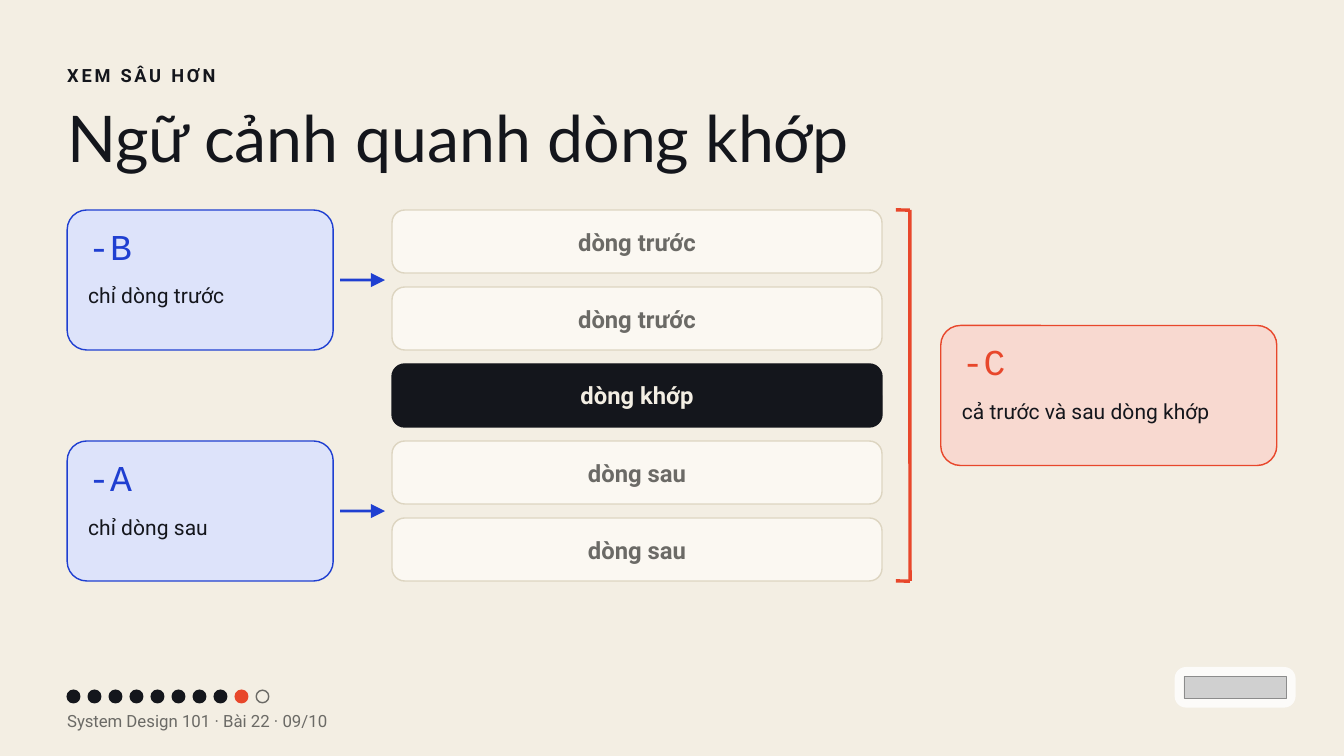
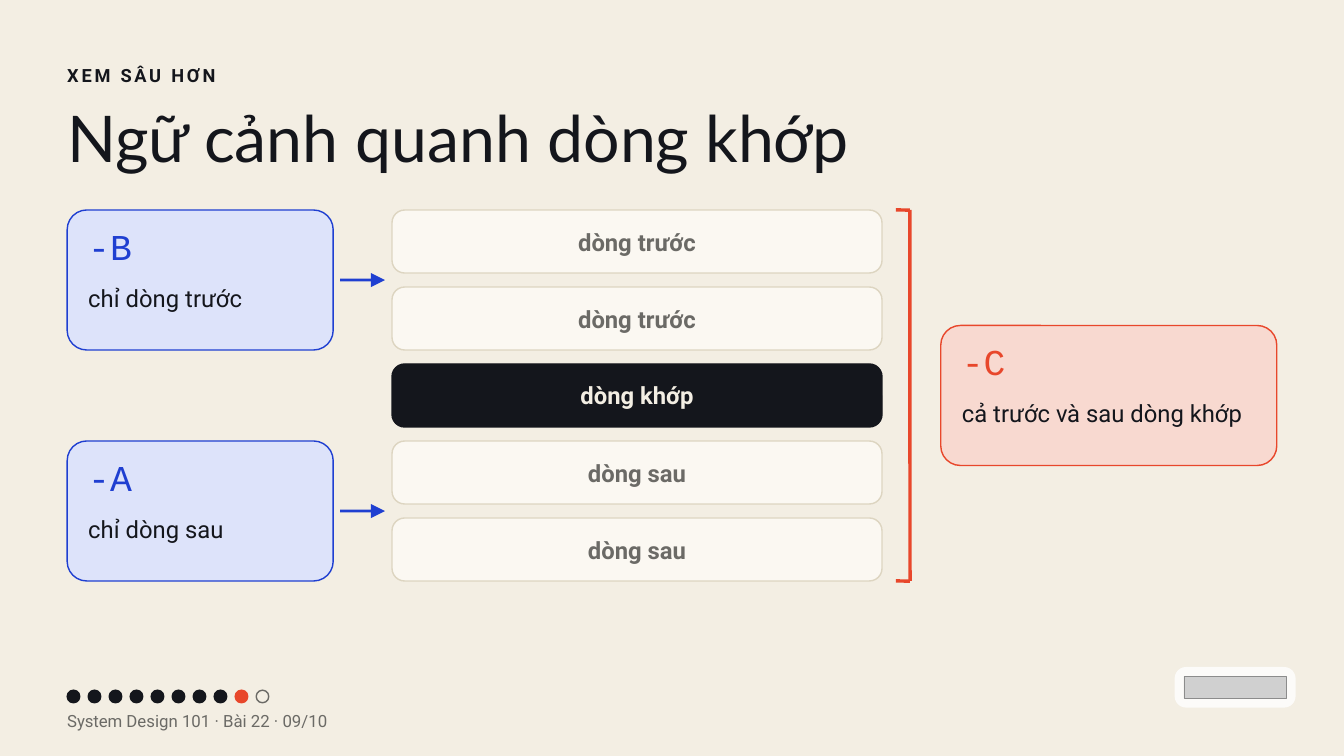
Before and after one commit to vohoailinh90/tool-marketing-studio, a slide deck: slide 9 of system-design-101/vi/lessons/sd-13-022/slides/sd-13-022.pptx. Drawn at 1344x756 pixels with LibreOffice and Linux fonts; fonts in the diff are those of the drawing; grey boxes stand for pictures. Boxes give left, top, right and bottom in pixels: in the first picture for what was removed or moved away, otherwise in the second. Text is boxed around its words. In the diff, an @@ line names an element or a change of style, - is before the commit and + after.

```diff
--- a/system-design-101/vi/lessons/sd-13-022/slides/sd-13-022.pptx
+++ b/system-design-101/vi/lessons/sd-13-022/slides/sd-13-022.pptx
@@ text "chỉ dòng trước" at [88, 287, 242, 312]: size 22.5 to 25.5 pt; line spacing 29.2pt to 33.1pt @@
@@ text "cả trước và sau dòng ..." at [962, 402, 1242, 427]: size 22.5 to 25.5 pt; letter spacing 0 to -0.1 pt in "sau"; line spacing 29.2pt to 33.1pt @@
@@ text "chỉ dòng sau" at [88, 518, 223, 543]: size 22.5 to 25.5 pt; letter spacing 0 to -0.1 pt in "sau"; line spacing 29.2pt to 33.1pt @@
```
Also in this commit, not shown: 4 other slides changed, 4 other files.
